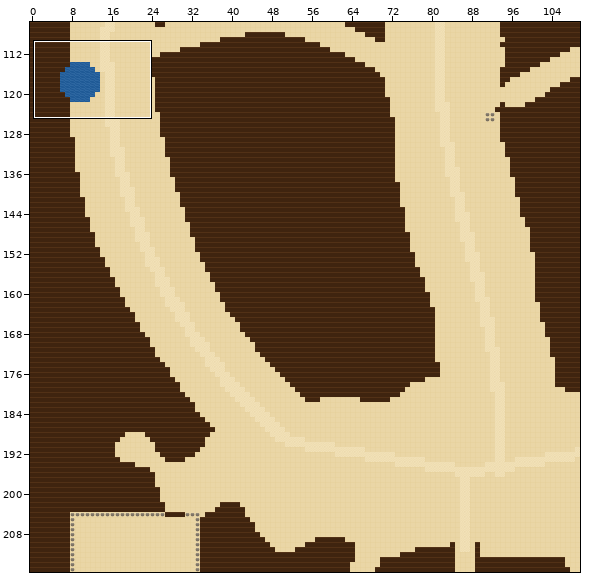
Tiled map (JSON): maps/yggdrasil.tmj. The first picture is a wide view before the edit; the outline marks the close-up.
Close-up. Earlier state:
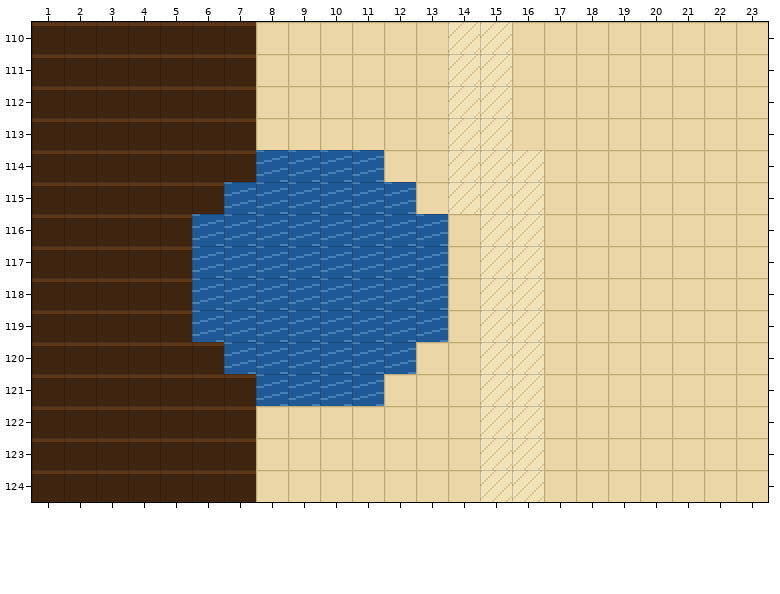
Cells are 16x16 px. Shown: x 1..23, y 110..124. The commit also changed other parts of the map, which this record leaves out.
And afterwards:
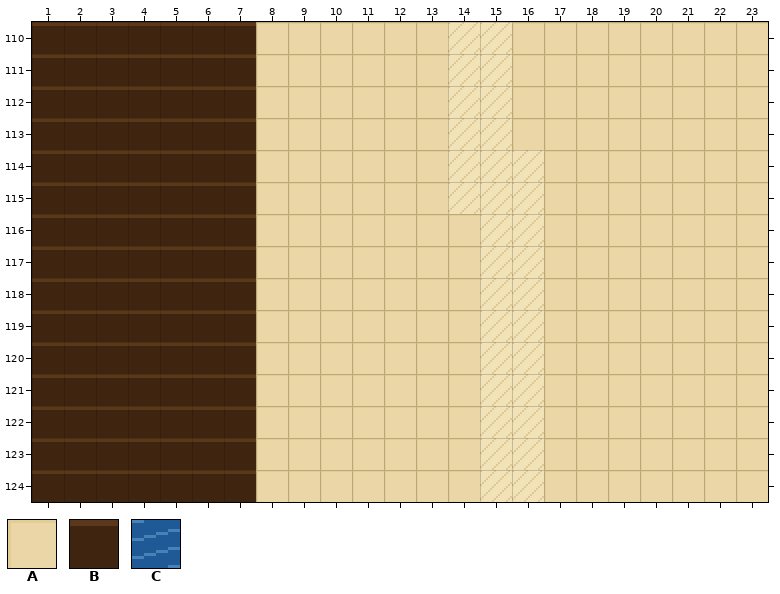
Key: from "draft": A 0, B 1, C 2.
_ is an empty cell.
Changes in this commit:
Layer "ground":
y 114: x 8..11 CCCC -> AAAA
y 115: x 7..12 CCCCCC -> BAAAAA
y 116..119: x 6..13 CCCCCCCC -> BBAAAAAA
y 120: x 7..12 CCCCCC -> BAAAAA
y 121: x 8..11 CCCC -> AAAA
Changed places in both close-ups, as pixel boxes (x1, y1, x2, y2):
changed: (192, 150, 448, 406)
